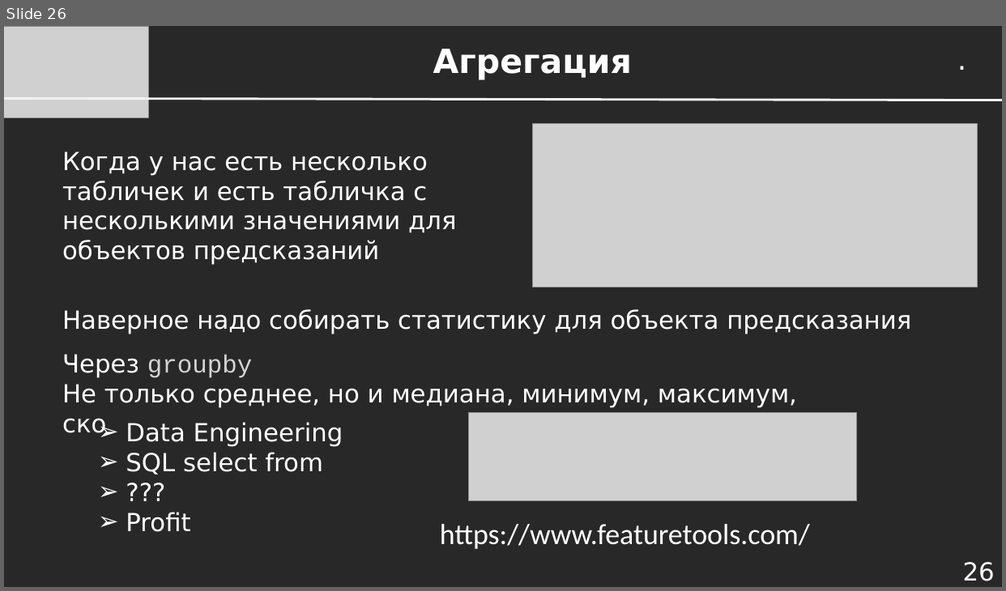
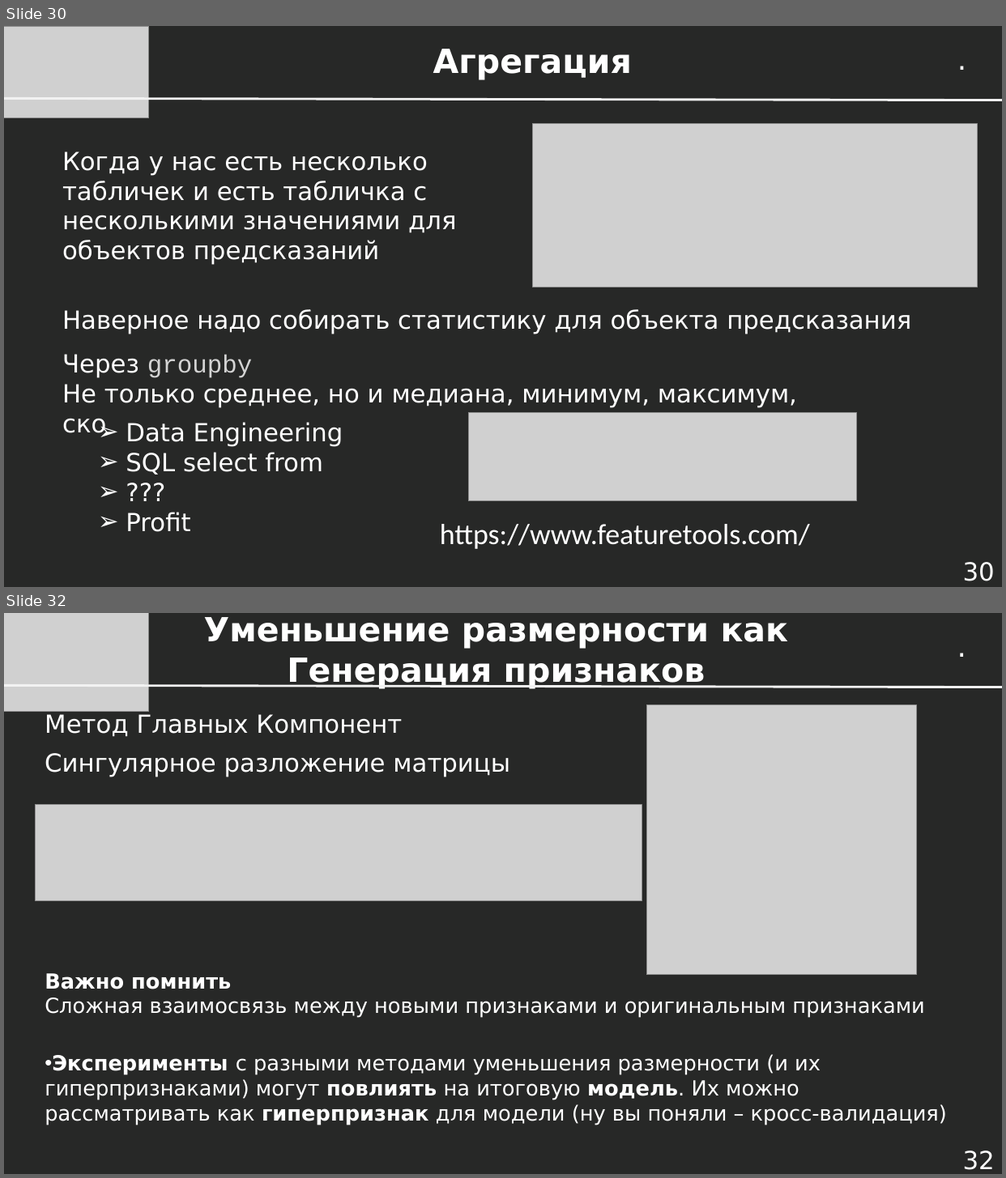
Before and after one commit to dayekb/Study, a slide deck: rus/UrFU/SberML/2023/Presentations/Лекция 1.10 - Кросс-валидация и Конструирование Признаков.pptx. Shown one above the other, each under a label of ours: slide 26 before the commit, slides 30 and 32 after it; the slides between them are not shown. The pictures are 1006x591 and 1006x1178 pixels, drawn with LibreOffice and Linux fonts; fonts in the diff are those of the drawing; grey boxes stand for pictures. Boxes give left, top, right and bottom in pixels: in the first picture for what was removed or moved away, otherwise in the second. Text is boxed around its words. In the diff, an @@ line names an element or a change of style, - is before the commit and + after.

```diff
--- a/rus/UrFU/SberML/2023/Presentations/Лекция 1.10 - Кросс-валидация и Конструирование Признаков.pptx
+++ b/rus/UrFU/SberML/2023/Presentations/Лекция 1.10 - Кросс-валидация и Конструирование Признаков.pptx
@@ slide 32 added at <box>4,613,1002,1174</box>, background #272827 @@
@@ picture added at <box>4,613,149,712</box> @@
@@ text added at <box>204,617,788,689</box>, 32 pt, text #FFFFFF, bold @@
+Уменьшение размерности как Генерация признаков
@@ text added at <box>950,624,977,667</box>, 28 pt, text #FFFFFF @@
+.
@@ line added from (4, 686) to (1002, 687), #F2F2F2 2.25 pt @@
@@ picture added at <box>646,705,917,975</box> @@
@@ text added at <box>44,714,402,737</box>, 24 pt, text #FFFFFF @@
+Метод Главных Компонент
@@ text added at <box>44,753,510,777</box>, 24 pt, text #FFFFFF @@
+Сингулярное разложение матрицы
@@ picture added at <box>36,805,641,901</box> @@
@@ text added at <box>44,973,924,1018</box>, 20 pt, text #FFFFFF @@
+Важно помнить
+Сложная взаимосвязь между новыми признаками и оригинальным признаками
@@ text added at <box>44,1054,947,1126</box>, 20 pt, text #FFFFFF @@
+• Эксперименты с разными методами уменьшения размерности (и их гиперпризнаками) могут повлиять на итоговую модель. Их можно рассматривать как гиперпризнак для модели (ну вы поняли – кросс-валидация)
@@ page number added at <box>963,1151,995,1170</box>, 24 pt, text #FFFFFF @@
+32
@@ what was slide 26 is now slide 30 @@
@@ page number at <box>963,562,995,582</box>: text changed @@
-26
+30
```
Also in this commit, not shown: 11 slides changed, 11 other slides added, 3 other files.
